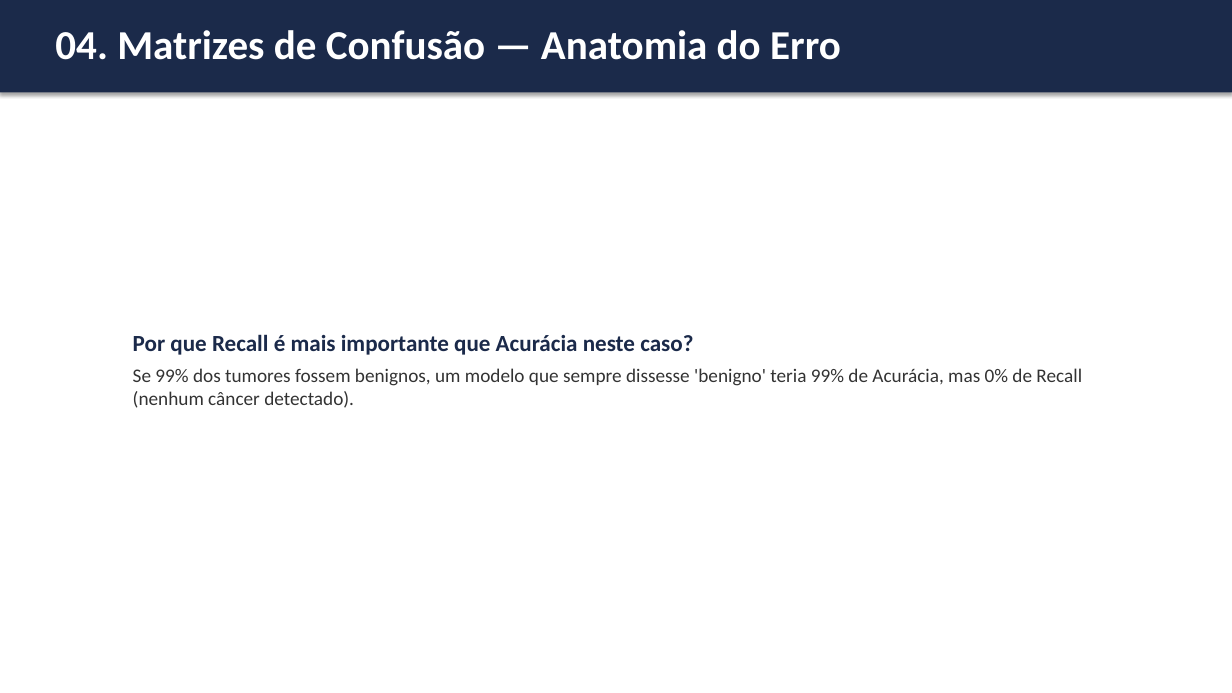
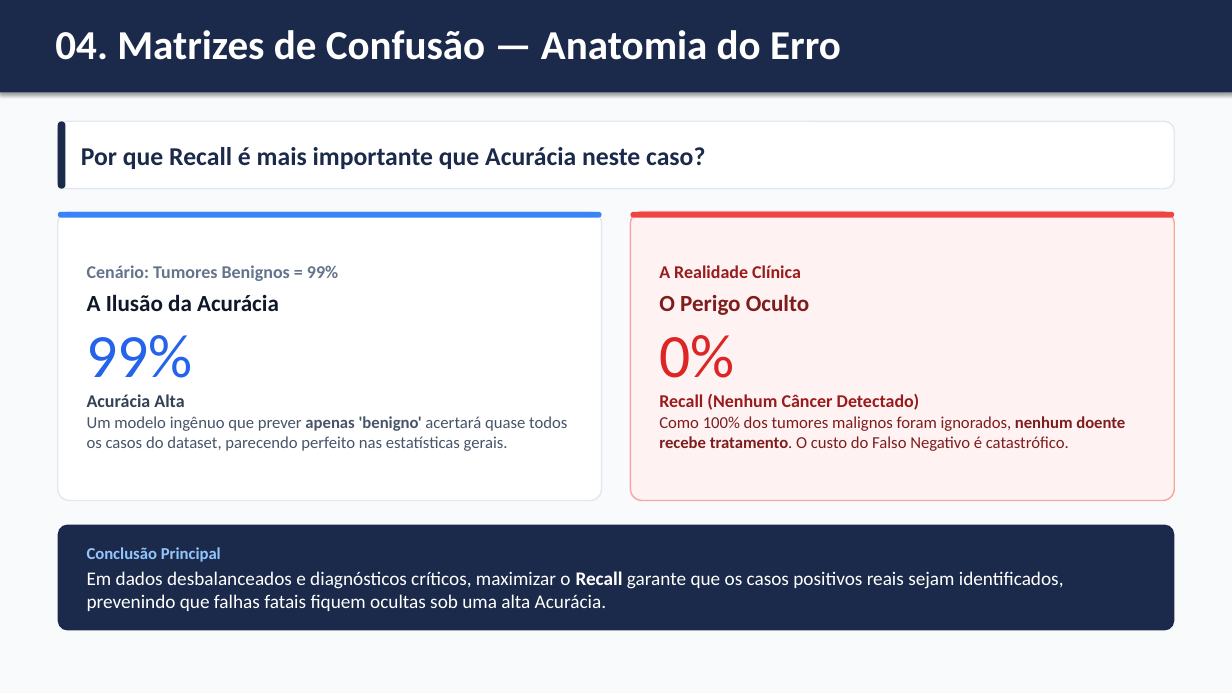
Before and after one commit to Jacsonrn/ufrn-dca3606-ml-comparative-analysis, a slide deck: slide 14 of Apresentacao_Projeto_ML.pptx. Drawn at 1232x693 pixels with LibreOffice and Linux fonts; fonts in the diff are those of the drawing. Boxes give left, top, right and bottom in pixels: in the first picture for what was removed or moved away, otherwise in the second. Text is boxed around its words. In the diff, an @@ line names an element or a change of style, - is before the commit and + after.

```diff
--- a/Apresentacao_Projeto_ML.pptx
+++ b/Apresentacao_Projeto_ML.pptx
@@ rectangle added at bbox=[0, 92, 1232, 693], fill #F8FAFC @@
@@ rounded rectangle added at bbox=[57, 121, 1174, 189], fill #FFFFFF, outline #E2E8F0 1.13 pt @@
@@ rounded rectangle added at bbox=[57, 121, 65, 189], fill #1B2A4A @@
@@ text added at bbox=[81, 147, 705, 169], 20 pt, text #1B2A4A, bold @@
+Por que Recall é mais importante que Acurácia neste caso?
@@ rounded rectangle added at bbox=[57, 212, 602, 500], fill #FFFFFF, outline #E2E8F0 1.13 pt @@
@@ rounded rectangle added at bbox=[57, 212, 602, 217], fill #3B82F6 @@
@@ rounded rectangle added at bbox=[630, 212, 1175, 500], fill #FEF2F2, outline #FCA5A5 1.13 pt @@
@@ rounded rectangle added at bbox=[630, 212, 1175, 217], fill #EF4444 @@
@@ text added at bbox=[87, 265, 567, 451], 13 pt, text #475569 @@
+Cenário: Tumores Benignos = 99%
+A Ilusão da Acurácia
+99%
+Acurácia Alta
+Um modelo ingênuo que prever apenas 'benigno' acertará quase todos os casos do dataset, parecendo perfeito nas estatísticas gerais.
@@ text added at bbox=[659, 265, 1125, 451], 13 pt, text #7F1D1D, bold @@
+A Realidade Clínica
+O Perigo Oculto
+0%
+Recall (Nenhum Câncer Detectado)
+Como 100% dos tumores malignos foram ignorados, nenhum doente recebe tratamento. O custo do Falso Negativo é catastrófico.
@@ text removed at bbox=[133, 334, 1082, 408] @@
-Por que Recall é mais importante que Acurácia neste caso?
-Se 99% dos tumores fossem benignos, um modelo que sempre dissesse 'benigno' teria 99% de Acurácia, mas 0% de Recall (nenhum câncer detectado).
@@ rounded rectangle added at bbox=[57, 525, 1174, 631], fill #1B2A4A @@
@@ text added at bbox=[87, 547, 1064, 611], 15 pt, text #FFFFFF @@
+Conclusão Principal
+Em dados desbalanceados e diagnósticos críticos, maximizar o Recall garante que os casos positivos reais sejam identificados, prevenindo que falhas fatais fiquem ocultas sob uma alta Acurácia.
```
Also in this commit, not shown: 7 other slides changed.
